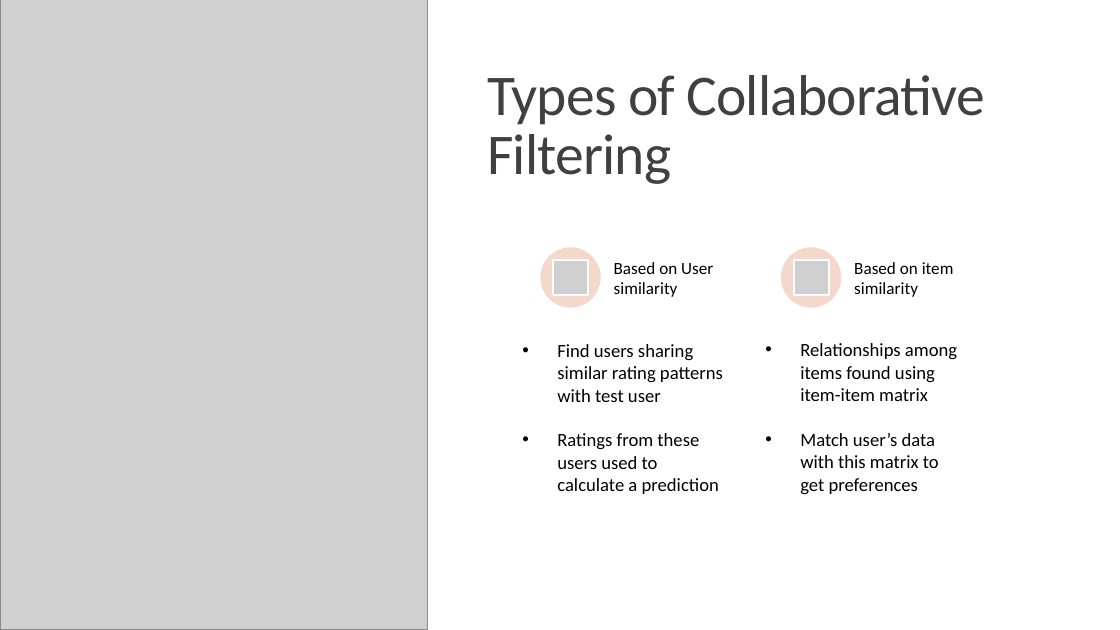
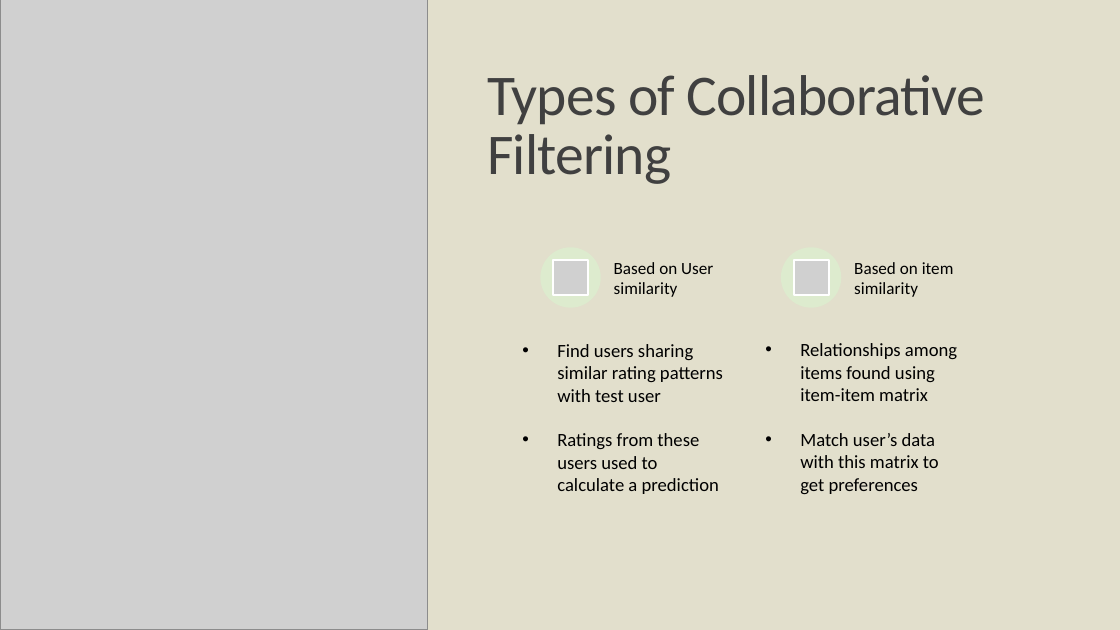
Before and after one commit to ChrisAlex2104/-Recommendation-using-Collaborative-Filtering, a slide deck: slide 4 of AI presentation.pptx. Drawn at 1120x630 pixels with LibreOffice and Linux fonts; fonts in the diff are those of the drawing; grey boxes stand for pictures. Boxes give left, top, right and bottom in pixels: in the first picture for what was removed or moved away, otherwise in the second. Text is boxed around its words. In the diff, an @@ line names an element or a change of style, - is before the commit and + after.

```diff
--- a/AI presentation.pptx
+++ b/AI presentation.pptx
@@ background #FFFFFF to #E2DFCC @@
@@ ellipse at (540,248,600,308): fill #F5D9CC to #DEECCE @@
@@ ellipse at (781,248,841,308): fill #F5D9CC to #DEECCE @@
```
Also in this commit, not shown: 4 other slides changed, 13 slides added, 1 other file.
